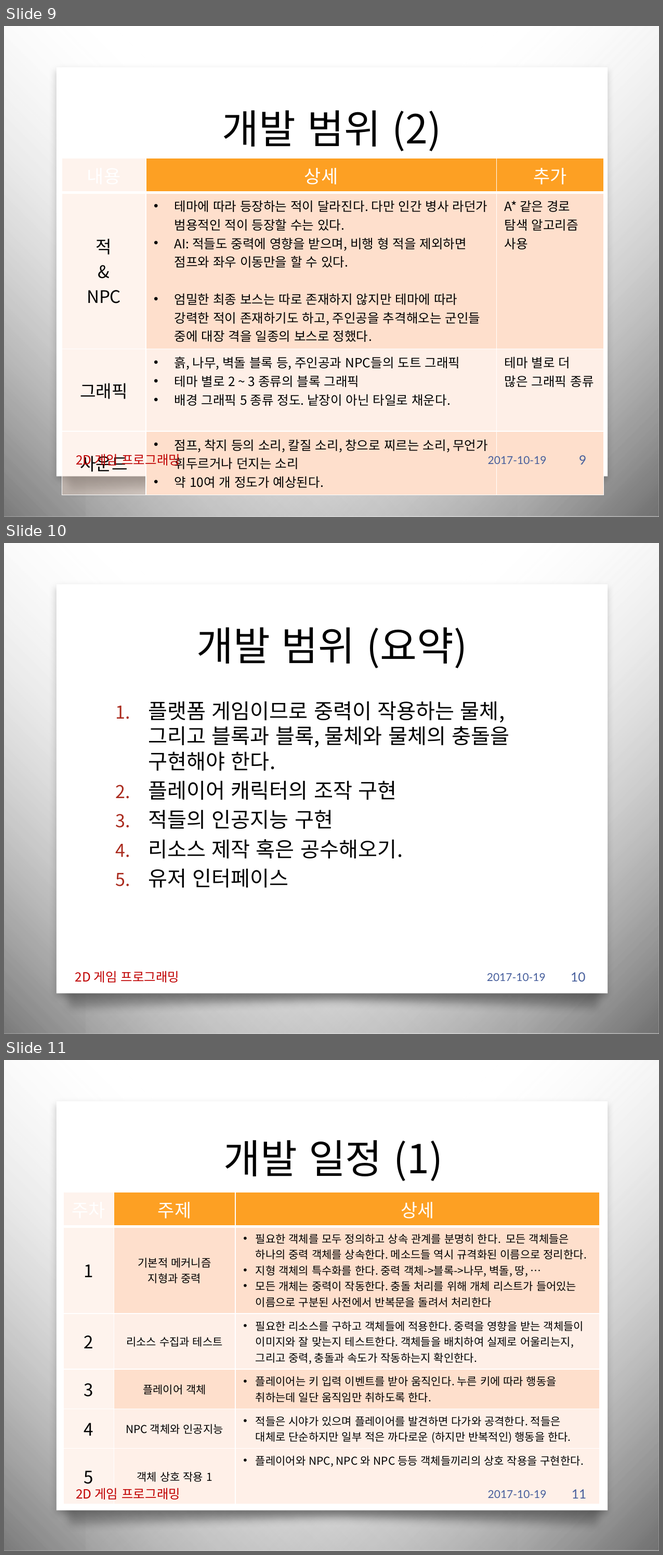
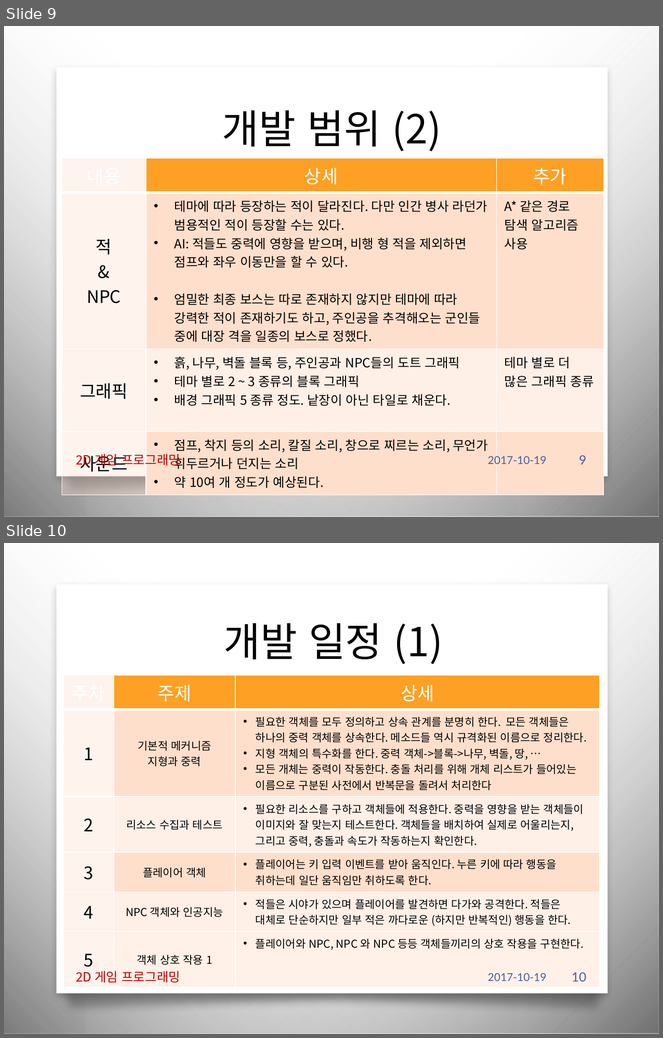
Before and after one commit to iconstudio/2017-Platformer, a slide deck: slides/2016180042_진윤성_2DGP_1차발표.pptx. Shown one above the other, each under a label of ours: slides 9, 10 and 11 before the commit, slides 9 and 10 after it. The pictures are 663x1555 and 663x1038 pixels, drawn with LibreOffice and Linux fonts; fonts in the diff are those of the drawing; background and template pictures are left out. Boxes give left, top, right and bottom in pixels: in the first picture for what was removed or moved away, otherwise in the second. Text is boxed around its words. In the diff, an @@ line names an element or a change of style, - is before the commit and + after.

```diff
--- a/slides/2016180042_진윤성_2DGP_1차발표.pptx
+++ b/slides/2016180042_진윤성_2DGP_1차발표.pptx
@@ slide 10 removed at (4,543,659,1034), background picture (left out); not listed: 4 template elements that a slide beside it also shows @@
@@ title removed at (196,627,467,668) @@
-개발 범위 (요약)
@@ text removed at (148,701,510,888) @@
-1. 플랫폼 게임이므로 중력이 작용하는 물체, 그리고 블록과 블록, 물체와 물체의 충돌을 구현해야 한다.
-2. 플레이어 캐릭터의 조작 구현
-3. 적들의 인공지능 구현
-4. 리소스 제작 혹은 공수해오기.
-5. 유저 인터페이스
@@ text removed at (75,971,180,983) @@
-2D 게임 프로그래밍
@@ text removed at (487,974,546,981) @@
-2017-10-19
@@ page number removed at (571,973,585,982) @@
-10
@@ what was slide 11 is now slide 10 @@
@@ page number at (572,973,586,982): text changed @@
-11
+10
```
Also in this commit, not shown: 4 slides changed.
